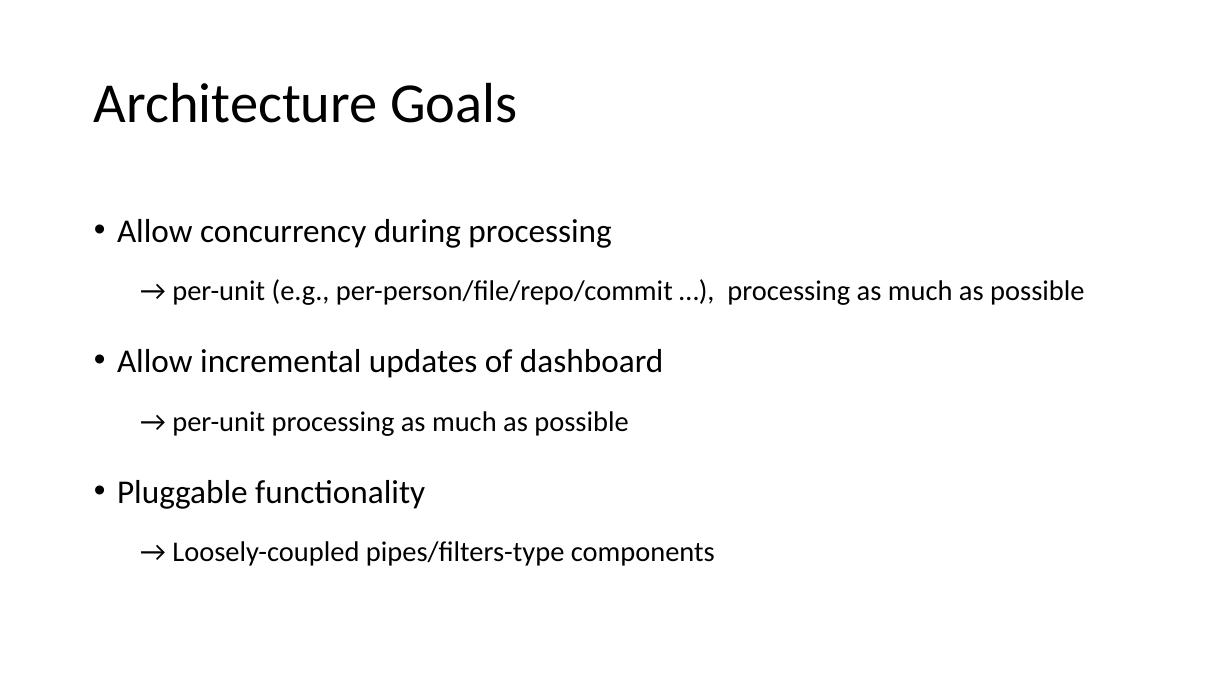
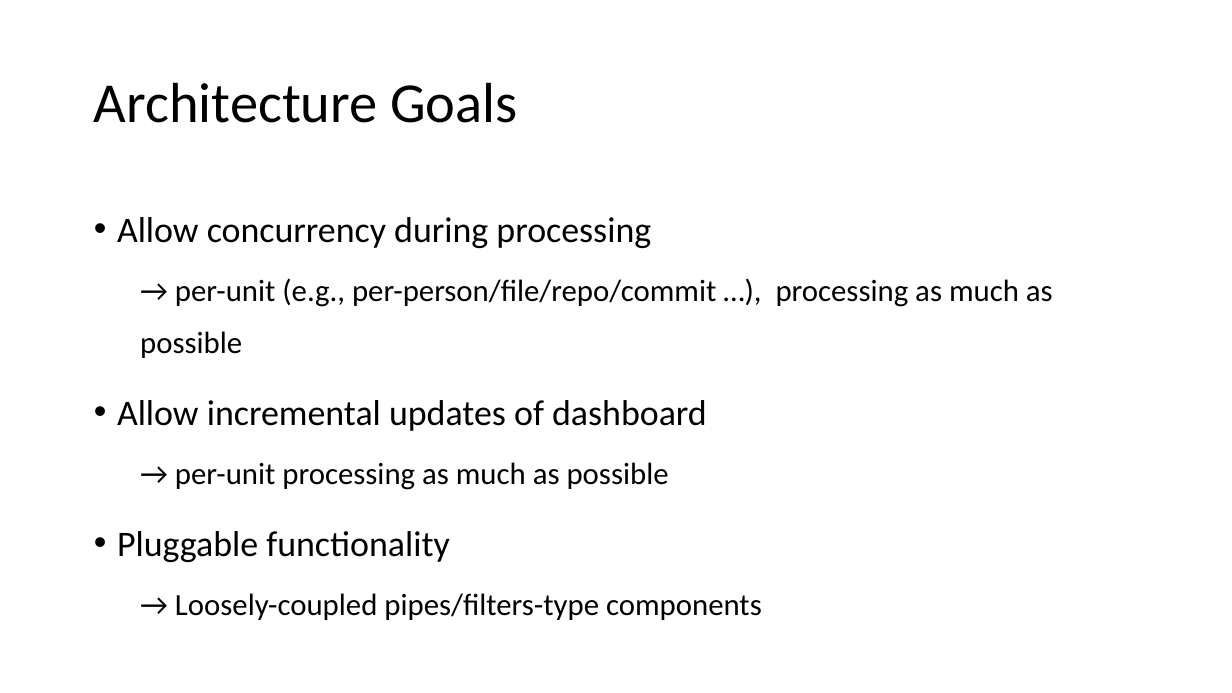
Before and after one commit to reposense/RepoSense, a slide deck: slide 2 of docs/diagrams/architecture.pptx. Drawn at 1232x693 pixels with LibreOffice and Linux fonts; fonts in the diff are those of the drawing. Boxes give left, top, right and bottom in pixels: in the first picture for what was removed or moved away, otherwise in the second. Text is boxed around its words. In the diff, an @@ line names an element or a change of style, - is before the commit and + after.

```diff
--- a/docs/diagrams/architecture.pptx
+++ b/docs/diagrams/architecture.pptx
@@ text "Allow concurrency during processing" at (117,217,1053,620): size 25.9 to 28 pt in "Allow concurrency during processing", "Allow incremental updates of dashboard", "Pluggable functionality"; size 22.2 to 24 pt in "→ per-unit (e.g., per-person/file/repo/commit …), processing ...", "→ per-unit processing as much as possible", "→ Loosely-coupled pipes/filters-type components"; line spacing 1.5 to 1.4 @@
```
Also in this commit, not shown: 1 other slide changed, 2 other files.
